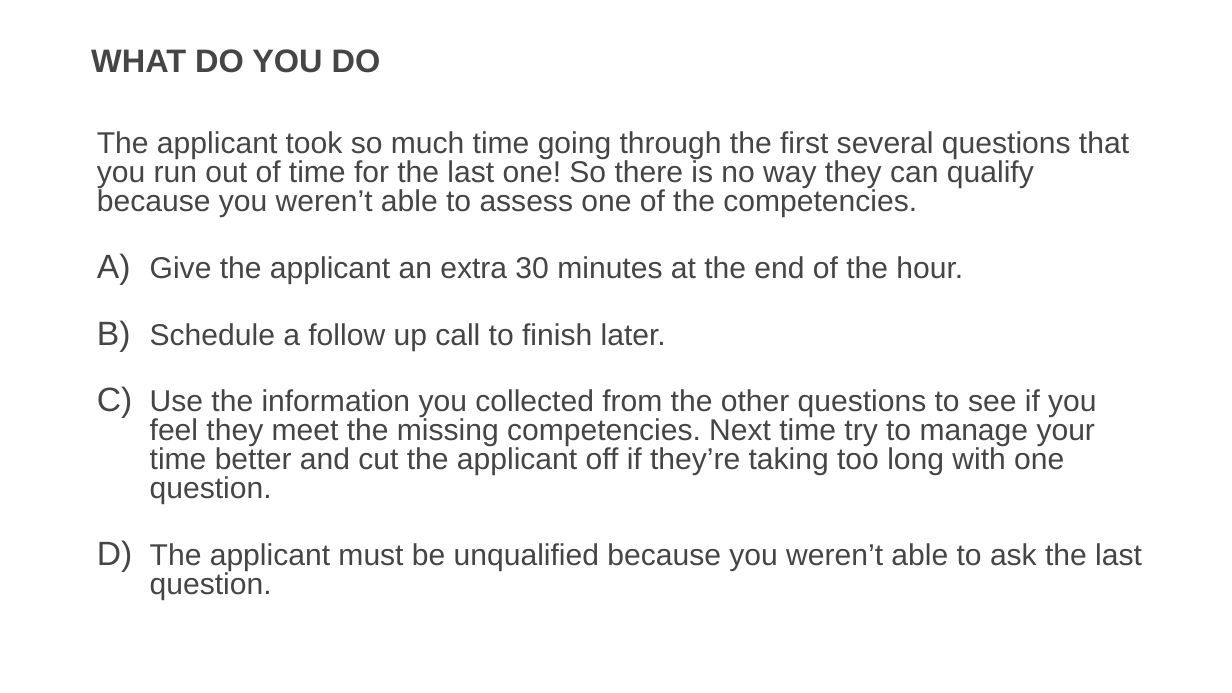
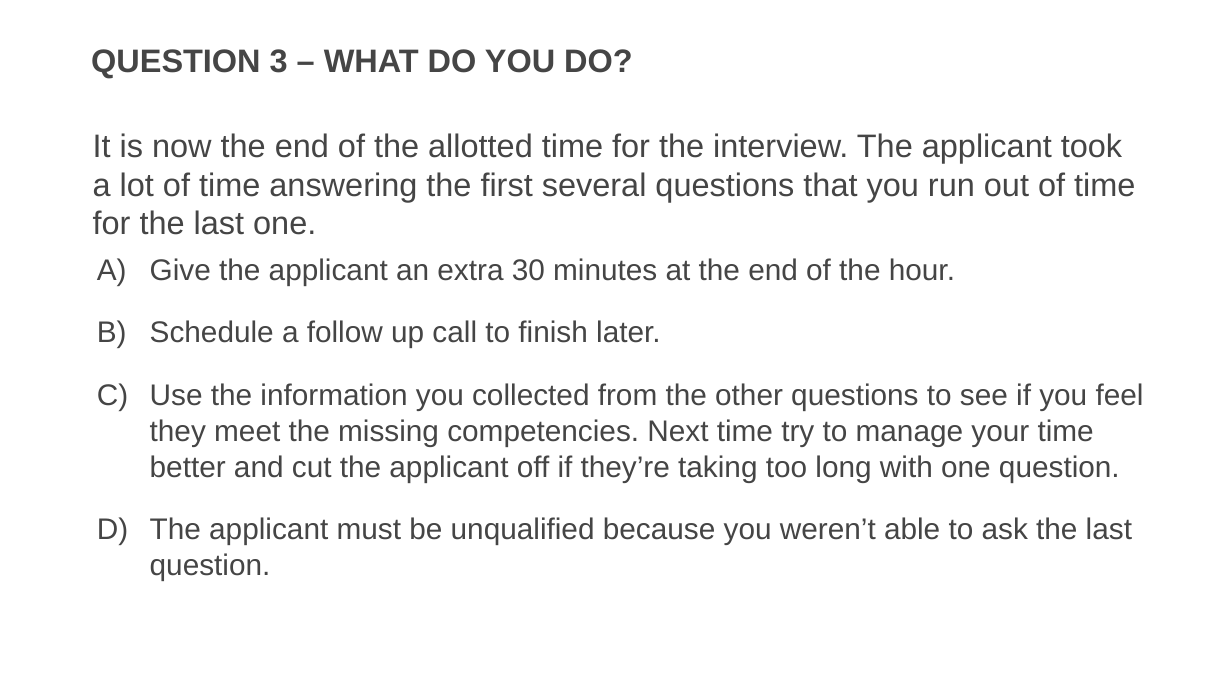
Before and after one commit to usds/SME-QA-Website, a slide deck: slide 25 of toolkit/phone-assessment-interviews/phone-interview-training-presentation.pptx. Drawn at 1232x693 pixels with LibreOffice and Linux fonts; fonts in the diff are those of the drawing. Boxes give left, top, right and bottom in pixels: in the first picture for what was removed or moved away, otherwise in the second. Text is boxed around its words. In the diff, an @@ line names an element or a change of style, - is before the commit and + after.

Commit message:
Add files via upload
update formatting and wording

```diff
--- a/toolkit/phone-assessment-interviews/phone-interview-training-presentation.pptx
+++ b/toolkit/phone-assessment-interviews/phone-interview-training-presentation.pptx
@@ title at [91,49,633,78]: text changed @@
-WHAT DO YOU DO
+QUESTION 3 – WHAT DO YOU DO?
@@ text added at [93,133,1135,235], 36 pt, text #454545 @@
+It is now the end of the allotted time for the interview. The applicant took a lot of time answering the first several questions that you run out of time for the last one.
@@ text at [97,131,1129,217]: paragraph removed @@
-The applicant took so much time going through the first several questions that you run out of time for the last one! So there is no way they can qualify because you weren’t able to assess one of the competencies.
@@ text "Give the applicant an extra ...": place and size @@
-text "Give the applicant an extra ..." at [97,131,1142,600]
+text "Give the applicant an extra ..." at [150,258,1144,581]
@@ text "Give the applicant an extra ..." at [150,258,1144,581]: size 33.3 to 33 pt; line spacing 0.8 to 1; less space between paragraphs @@
```
Also in this commit, not shown: 2 other slides changed.
